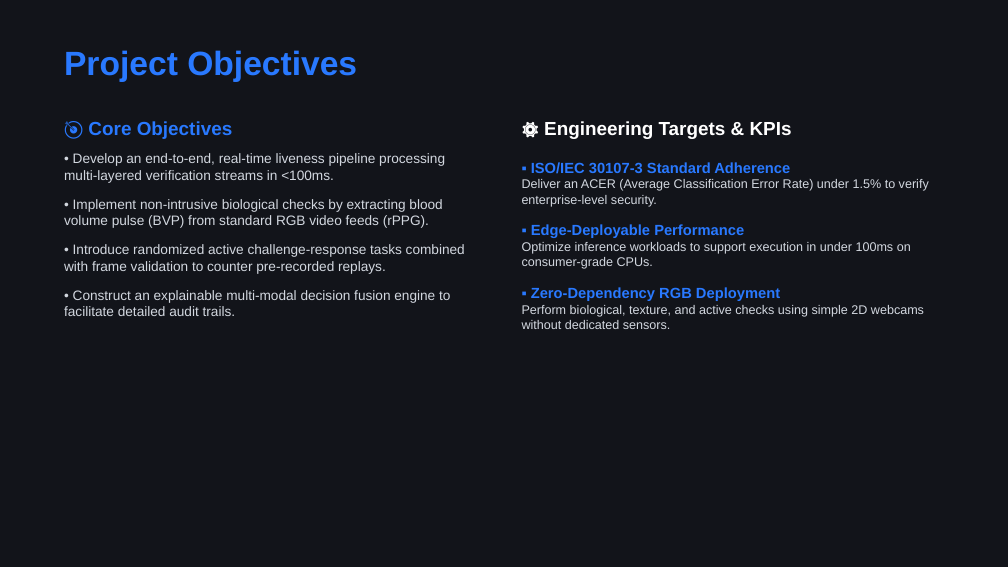
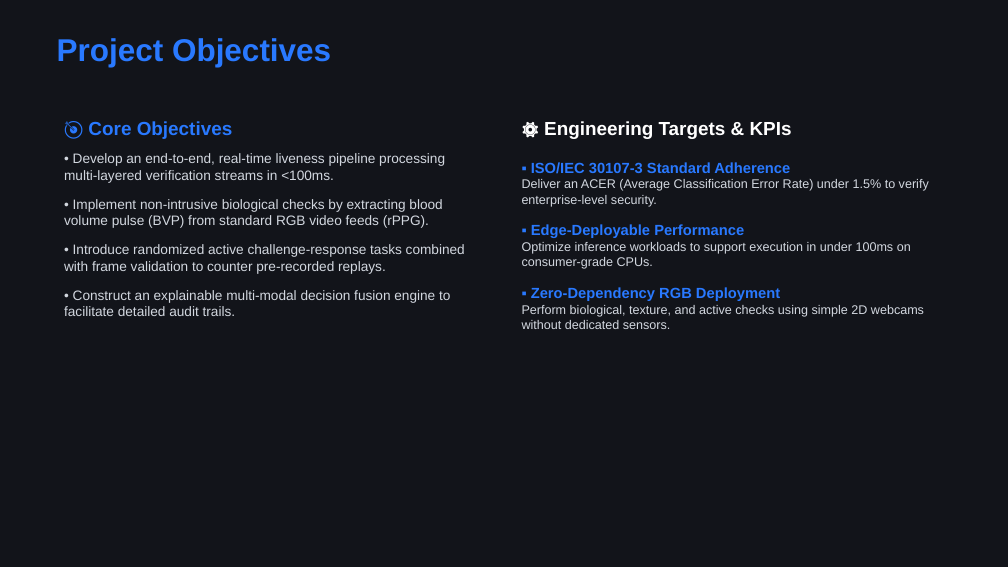
Before and after one commit to sthavirpunwatkar/SHIELD-Secure-Human-Identity-Liveness-Evaluation-Detection, a slide deck: slide 2 of reports/cdac_project_review.pptx. Drawn at 1008x567 pixels with LibreOffice and Linux fonts; fonts in the diff are those of the drawing. Boxes give left, top, right and bottom in pixels: in the first picture for what was removed or moved away, otherwise in the second. Text is boxed around its words. In the diff, an @@ line names an element or a change of style, - is before the commit and + after.

```diff
--- a/reports/cdac_project_review.pptx
+++ b/reports/cdac_project_review.pptx
@@ text "Project Objectives": place and size @@
-text "Project Objectives" at (64, 50, 357, 82)
+text "Project Objectives" at (57, 38, 331, 67)
@@ text "Project Objectives" at (57, 38, 331, 67): size 32 to 30 pt @@
```
Also in this commit, not shown: 4 other slides changed, 1 slide added, 4 other files.
